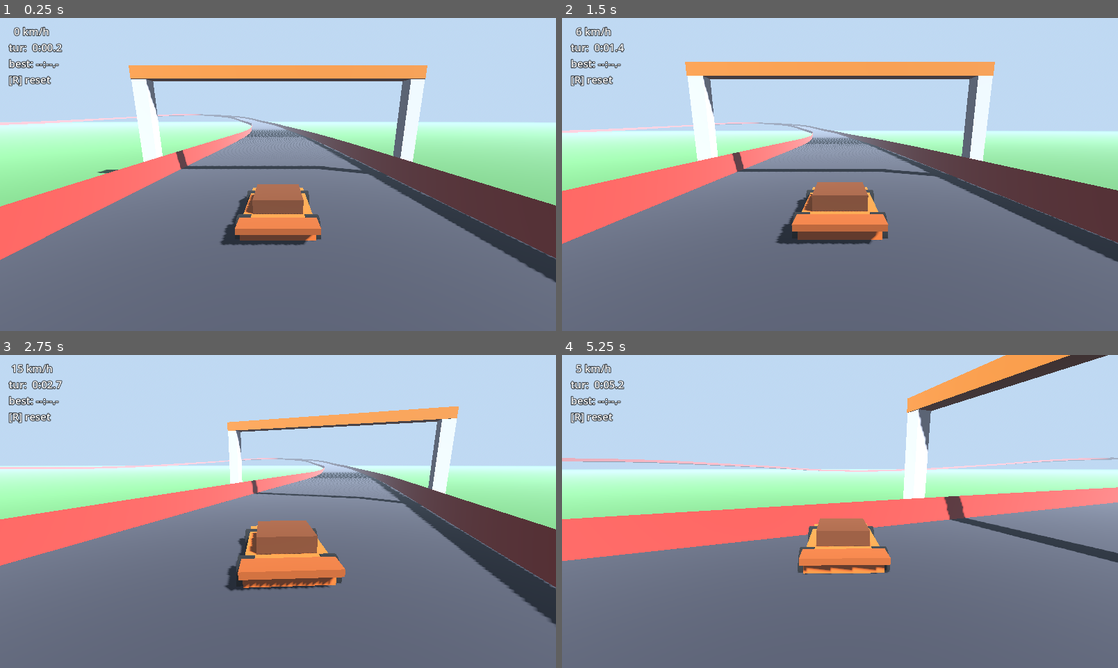
Above: before the commit, frames 1-4 (two rows, left to right).
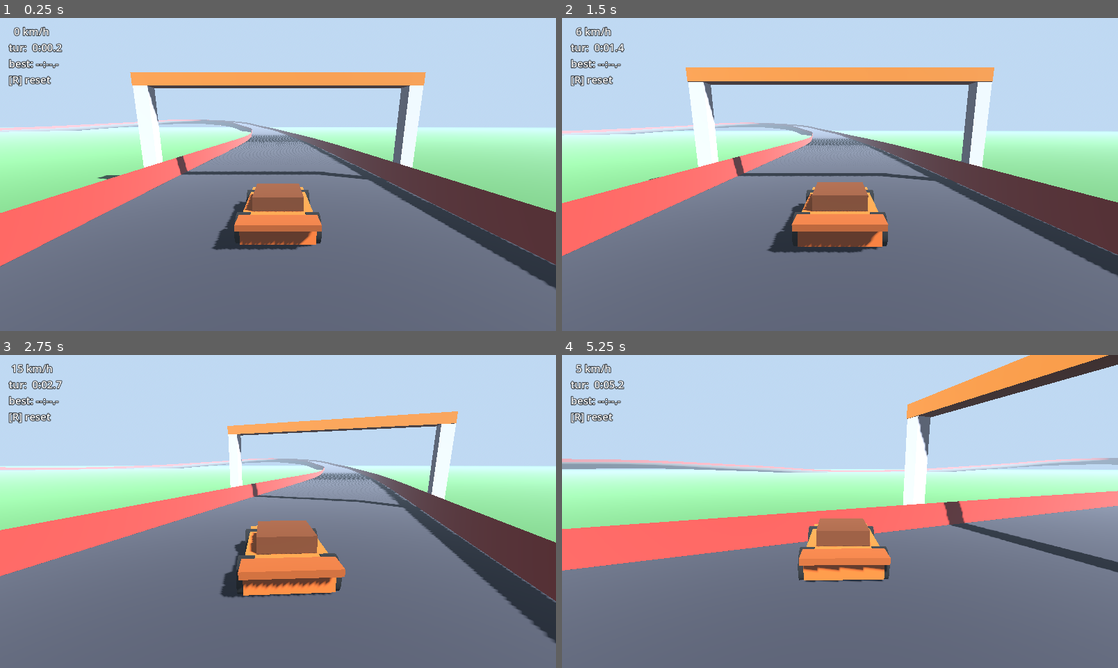
Above: after the commit, the same moments.

Repository: ArionAB/racing
Game: Godot game, scene res://scenes/Main.tscn
Same seed, same stepped clock (60 frames per second), same inputs: the game is played once before the commit and once after it.
Inputs:
- Up to frame 1 (0.25 s): no input
- Up to frame 2 (1.5 s): hold D (steer_right) 0.53-1.28 s; hold Space (drift) 0.53-1.28 s; hold S (brake) from 1.28 s (still down); tap Space (drift) at 1.35 s
- Up to frame 3 (2.75 s): release S (brake) at 2.03 s; hold D (steer_right) from 2.03 s (still down); hold Space (drift) from 2.03 s (still down)
- Up to frame 4 (5.25 s): release D (steer_right) at 2.78 s; release Space (drift) at 2.78 s; hold W (accelerate) 2.78-3.53 s; tap Space (drift) at 2.85, 4.35 s; hold Space (drift) 3.53-4.28 s; hold A (steer_left) 3.53-5.03 s; hold S (brake) from 5.03 s (still down); hold Space (drift) from 5.03 s (still down)

The runs differ from the first frame. In frame 1, 12% of the frame differs, in the area x 0-100%, y 15-87%; in frame 2, 9.7%; in frame 3, 8.0%; in frame 4, 9.7%.

Commit message:
fix: masina cadea prin asfalt — backface_collision pe trimesh + sosea solida
ConcavePolygonShape3D e implicit unilateral si triunghiurile aveau
winding cu fata in jos: vizual ok (culling dezactivat), fizic plasa.
Masina conducea de fapt pe iarba de sub drum si intra sub sosea cand
incepea elevatia. Acum: coliziune pe ambele fete + drumul e un dig
solid de 3m cu flancuri de beton, nu o foaie fara grosime.

Co-Authored-By: Claude Fable 5 <noreply@anthropic.com>

Diff:
--- a/project.godot
+++ b/project.godot
@@ -1,4 +1,10 @@
 ; Engine configuration file.
+; It's best edited using the editor UI and not directly,
+; since the parameters that go here are not all obvious.
+;
+; Format:
+;   [section] ; section goes between []
+;   param=value ; assign values to parameters
 
 config_version=5
 
--- a/scenes/track_3d.gd
+++ b/scenes/track_3d.gd
@@ -7,6 +7,11 @@
 
 const HALF_WIDTH: float = 7.0
 const WALL_HEIGHT: float = 1.3
+## Grosimea "digului" de sosea. Un mesh fara grosime (foaie de hartie) lasa
+## masina sa treaca prin el la viteza: cand cutia de coliziune patrunde putin
+## prin suprafata, depenetrarea o poate impinge pe partea GRESITA (sub drum).
+## Cu volum solid, cea mai apropiata iesire e mereu inapoi in sus.
+const ROAD_THICKNESS: float = 3.0
 
 ## Punctele de control: (x, inaltime, z). Modifica-le si vezi pe viu cat
 ## costa design-ul de pista 3D — asta e una din intrebarile spike-ului.
@@ -60,11 +65,15 @@
 	var dir := (baked[(i + 1) % n] - baked[i]).normalized()
 	return dir.cross(Vector3.UP).normalized()
 
-## Panglica de asfalt: doua triunghiuri per segment, intre marginile
-## stanga/dreapta. SurfaceTool e "modul manual" de a construi mesh-uri.
+## Soseaua ca volum solid ("dig"): asfaltul deasupra, plus flancuri si talpa
+## coborate cu ROAD_THICKNESS. SurfaceTool e "modul manual" de a construi
+## mesh-uri, triunghi cu triunghi.
 func _build_road() -> void:
-	var st := SurfaceTool.new()
-	st.begin(Mesh.PRIMITIVE_TRIANGLES)
+	var top := SurfaceTool.new()
+	top.begin(Mesh.PRIMITIVE_TRIANGLES)
+	var sides := SurfaceTool.new()
+	sides.begin(Mesh.PRIMITIVE_TRIANGLES)
+	var down := Vector3.DOWN * ROAD_THICKNESS
 	var n := baked.size()
 	for i in n:
 		var j := (i + 1) % n
@@ -72,11 +81,22 @@
 		var r0 := baked[i] + _side_at(i) * HALF_WIDTH
 		var l1 := baked[j] - _side_at(j) * HALF_WIDTH
 		var r1 := baked[j] + _side_at(j) * HALF_WIDTH
-		st.add_vertex(l0); st.add_vertex(r0); st.add_vertex(l1)
-		st.add_vertex(r0); st.add_vertex(r1); st.add_vertex(l1)
-	st.generate_normals()
-	var mesh := st.commit()
-	_add_mesh_with_collision(mesh, Color(0.24, 0.24, 0.28))
+		# asfaltul
+		top.add_vertex(l0); top.add_vertex(r0); top.add_vertex(l1)
+		top.add_vertex(r0); top.add_vertex(r1); top.add_vertex(l1)
+		# flancul stang
+		sides.add_vertex(l0); sides.add_vertex(l1); sides.add_vertex(l0 + down)
+		sides.add_vertex(l0 + down); sides.add_vertex(l1); sides.add_vertex(l1 + down)
+		# flancul drept
+		sides.add_vertex(r0); sides.add_vertex(r0 + down); sides.add_vertex(r1)
+		sides.add_vertex(r0 + down); sides.add_vertex(r1 + down); sides.add_vertex(r1)
+		# talpa
+		sides.add_vertex(l0 + down); sides.add_vertex(l1 + down); sides.add_vertex(r0 + down)
+		sides.add_vertex(r0 + down); sides.add_vertex(l1 + down); sides.add_vertex(r1 + down)
+	top.generate_normals()
+	sides.generate_normals()
+	_add_mesh_with_collision(top.commit(), Color(0.24, 0.24, 0.28))
+	_add_mesh_with_collision(sides.commit(), Color(0.5, 0.45, 0.4)) # beton
 
 func _build_walls() -> void:
 	for side_sign: float in [-1.0, 1.0]:
@@ -106,7 +126,12 @@
 	add_child(inst)
 	var body := StaticBody3D.new()
 	var shape := CollisionShape3D.new()
-	shape.shape = mesh.create_trimesh_shape()
+	var tri := mesh.create_trimesh_shape() as ConcavePolygonShape3D
+	# Coliziunile trimesh sunt implicit UNILATERALE (doar pe fata data de
+	# ordinea varfurilor). Triunghiurile noastre au winding arbitrar, deci
+	# fara asta masina cade prin asfalt ca printr-o plasa.
+	tri.backface_collision = true
+	shape.shape = tri
 	body.add_child(shape)
 	add_child(body)
 
